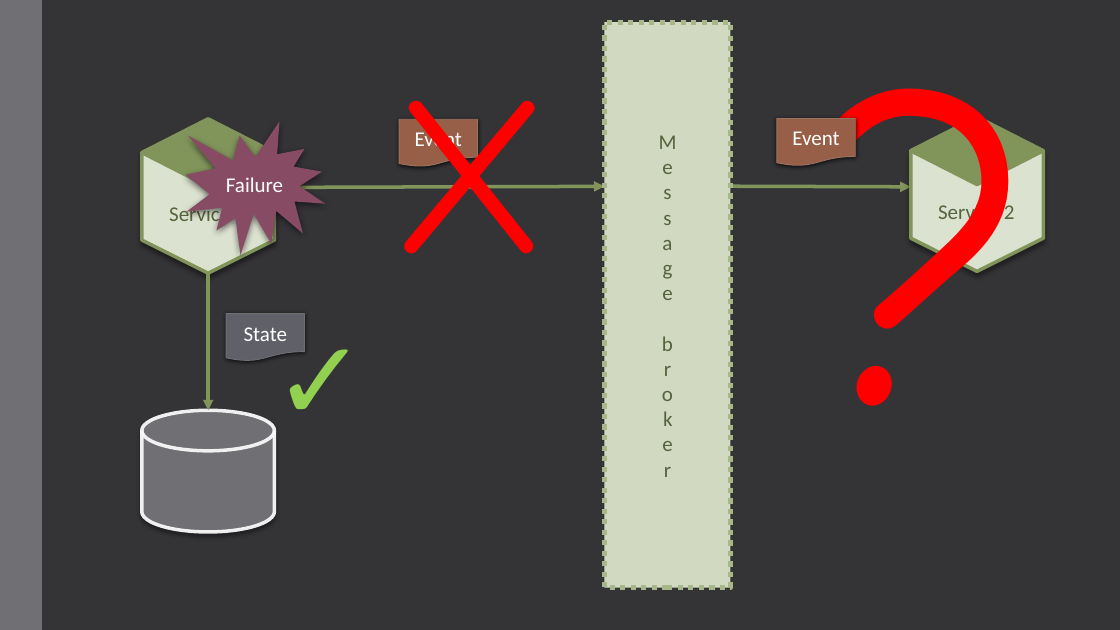
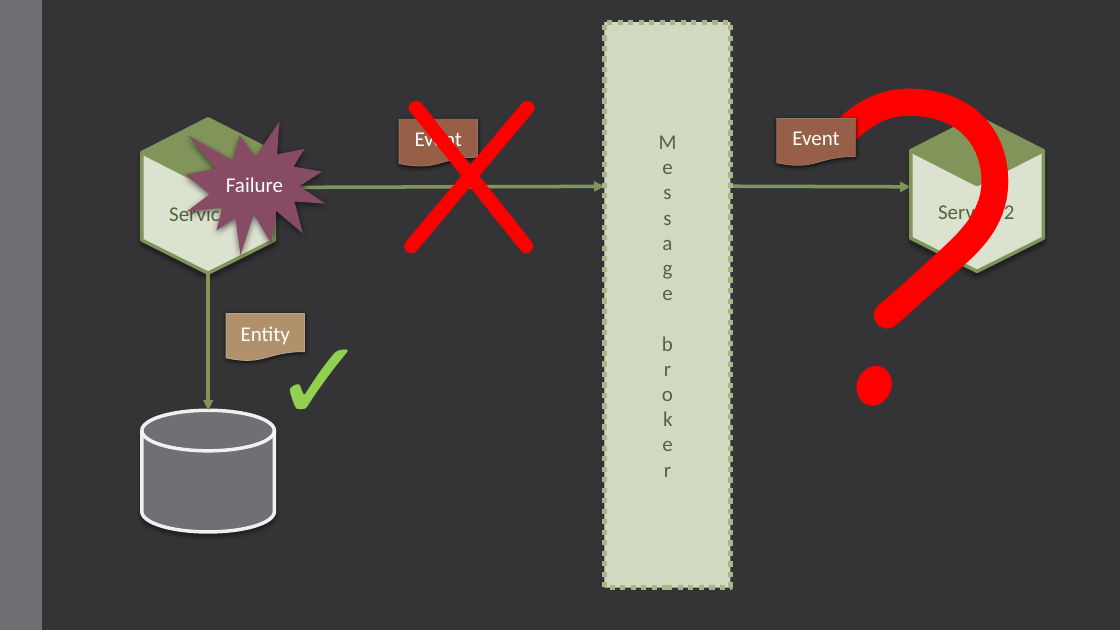
Before and after one commit to andrii-litvinov/event-driven-mongodb, a slide deck: slide 5 of t18-event-mongodb.pptx (slide 4 before the commit). Drawn at 1120x630 pixels with LibreOffice and Linux fonts; fonts in the diff are those of the drawing. Boxes give left, top, right and bottom in pixels: in the first picture for what was removed or moved away, otherwise in the second. Text is boxed around its words. In the diff, an @@ line names an element or a change of style, - is before the commit and + after.

```diff
--- a/t18-event-mongodb.pptx
+++ b/t18-event-mongodb.pptx
@@ flow chart document "Entity" at box(226, 313, 304, 360): fill #616168 to #B0926C; outline #6F6F74 0.75 pt to #B9A489 0.75 pt @@
@@ text in flow chart document at box(241, 326, 290, 345): text changed @@
-State
+Entity
```
Also in this commit, not shown: 1 other slide changed, 4 slides added.
